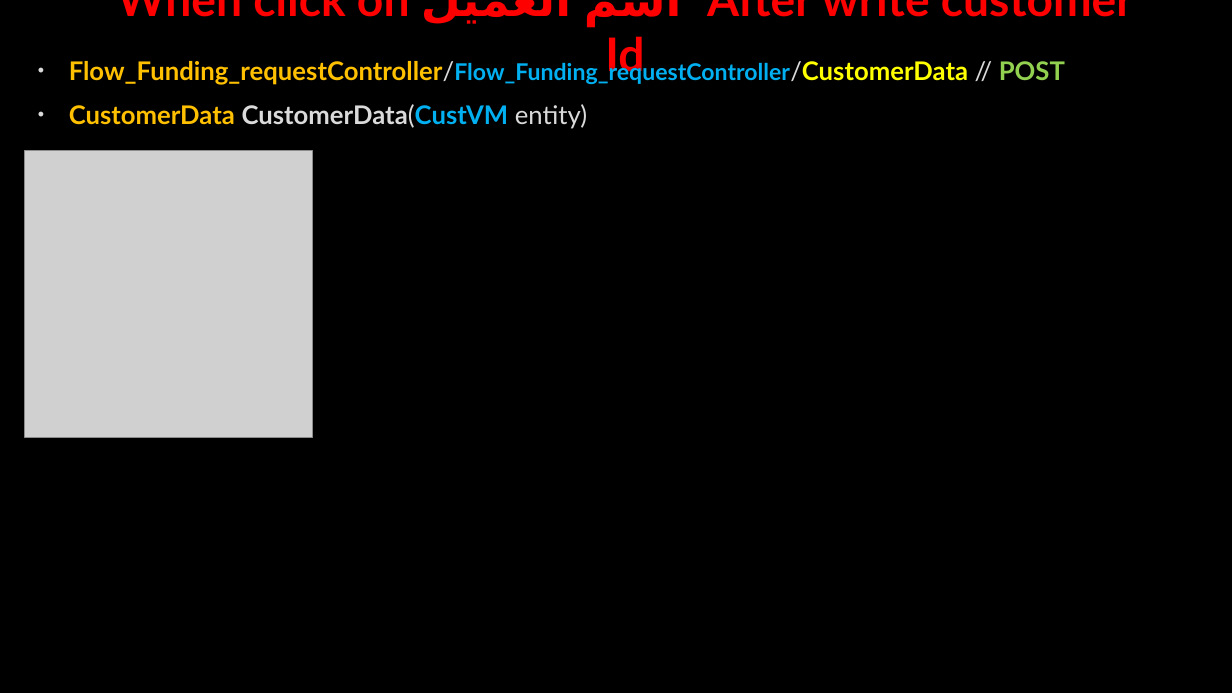
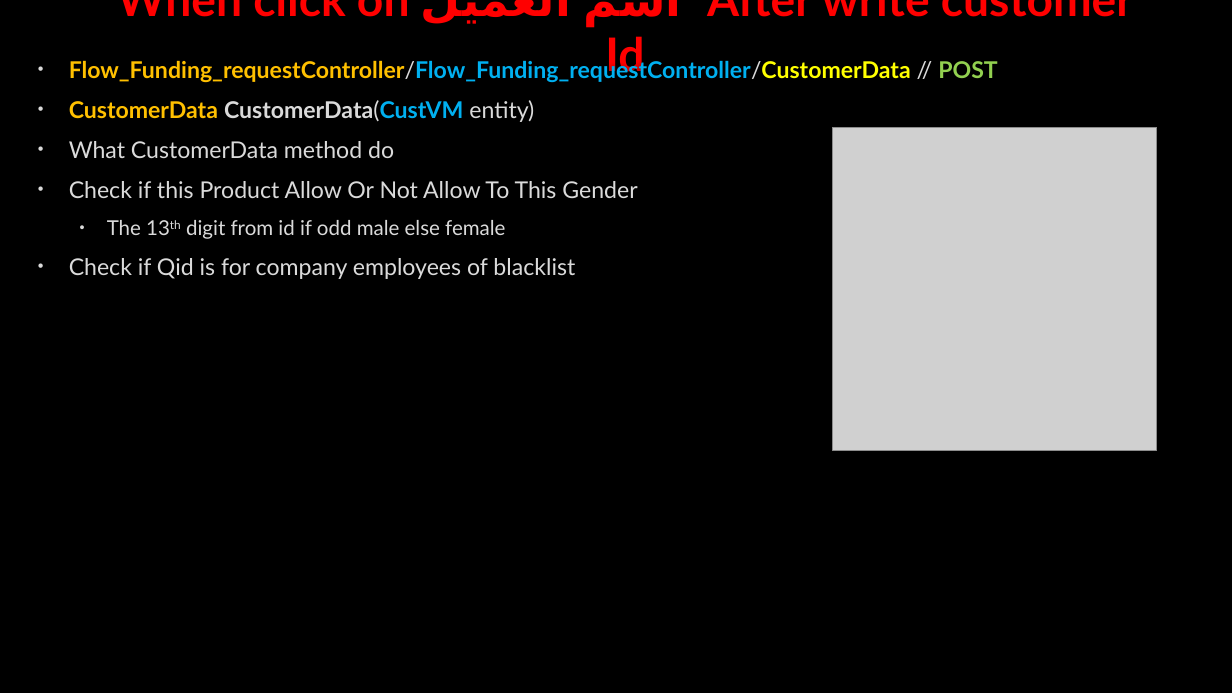
Before and after one commit to AhmedMohamedSamir1/Summary, a slide deck: slide 9 of Dot Net/Business.pptx (slide 7 before the commit). Drawn at 1232x693 pixels with LibreOffice and Linux fonts; fonts in the diff are those of the drawing; grey boxes stand for pictures; background and template pictures are left out. Boxes give left, top, right and bottom in pixels: in the first picture for what was removed or moved away, otherwise in the second. Text is boxed around its words. In the diff, an @@ line names an element or a change of style, - is before the commit and + after.

```diff
--- a/Dot Net/Business.pptx
+++ b/Dot Net/Business.pptx
@@ text at [69,58,997,122]: size 20 to 18 pt in "Flow_Funding_requestController/Flow_Funding_requestControlle ...", "CustomerData CustomerData(CustVM entity)" @@
@@ text at [69,141,637,279]: paragraphs added @@
+• What CustomerData method do
+• Check if this Product Allow Or Not Allow To This Gender
+  • The 13th digit from id if odd male else female
+• Check if Qid is for company employees of blacklist
@@ picture: place and size @@
-picture at [25,151,312,437]
+picture at [833,128,1157,451]
```
Also in this commit, not shown: 6 other slides changed, 11 slides added, 1 slide removed, 5 other files.
